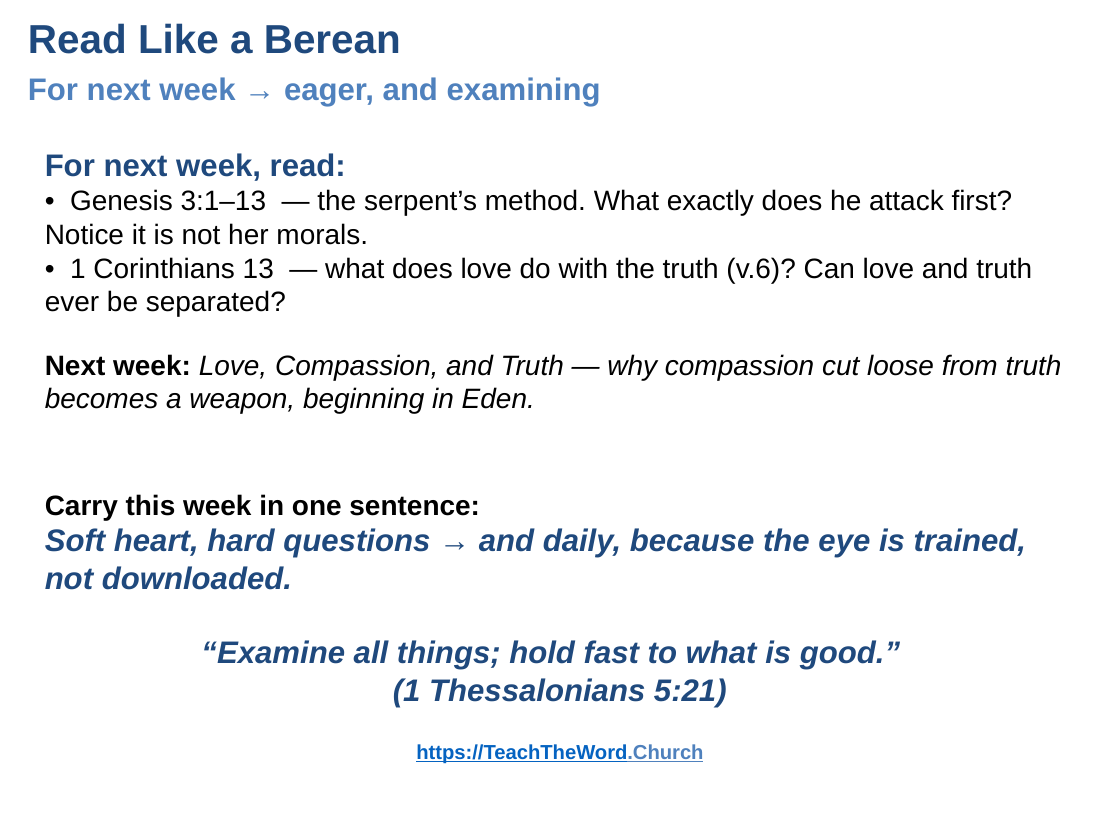
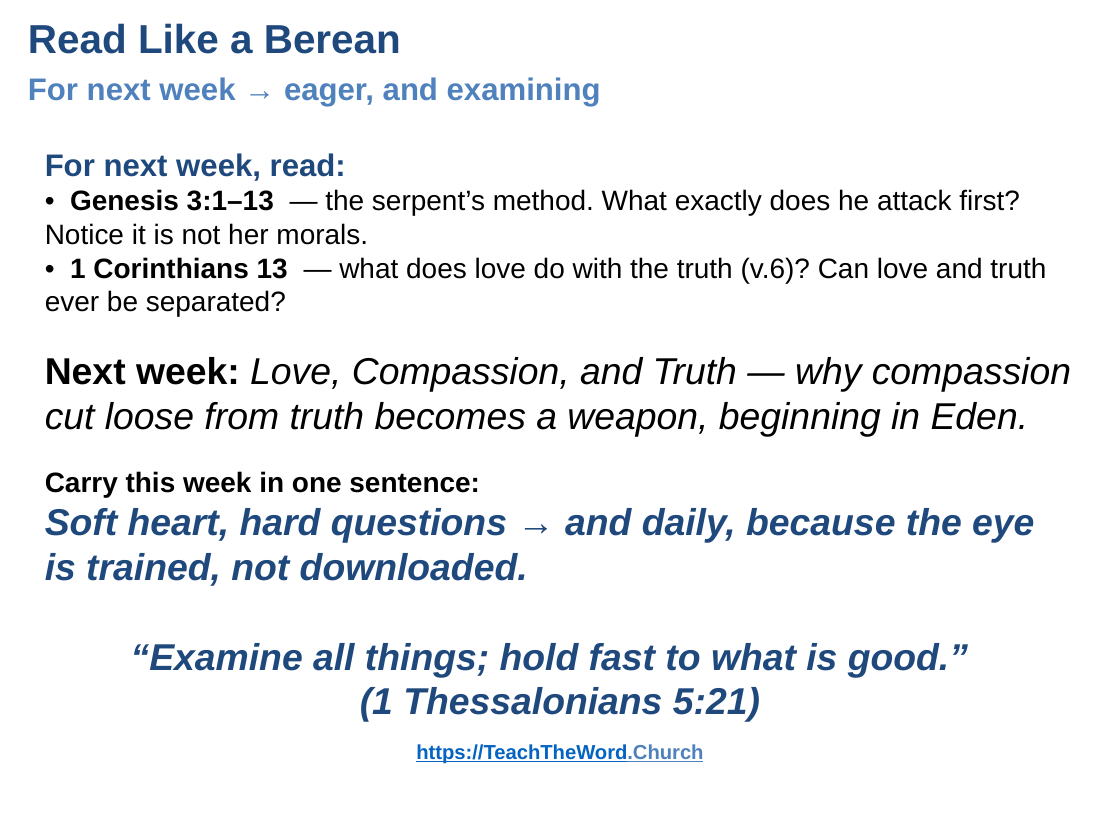
Before and after one commit to UsefulEngines/EvangelismPublic, a slide deck: slide 6 of 2026-Q4/05-TheBereanMethod/Week05-TheBereanMethod.pptx (slide 7 before the commit). Drawn at 1120x840 pixels with LibreOffice and Linux fonts; fonts in the diff are those of the drawing. Boxes give left, top, right and bottom in pixels: in the first picture for what was removed or moved away, otherwise in the second. Text is boxed around its words. In the diff, an @@ line names an element or a change of style, - is before the commit and + after.

```diff
--- a/2026-Q4/05-TheBereanMethod/Week05-TheBereanMethod.pptx
+++ b/2026-Q4/05-TheBereanMethod/Week05-TheBereanMethod.pptx
@@ text "For next week, read: • ..." at [45, 153, 1046, 316]: bold on in "Genesis 3:1–13 1 Corinthians 13" @@
@@ text "Next week: Love, Compassion, and ..." at [45, 357, 1071, 437]: size 18 to 24 pt @@
@@ text "Carry this week in one ...": place and size @@
-text "Carry this week in one ..." at [45, 494, 1026, 590]
+text "Carry this week in one ..." at [45, 471, 1034, 586]
@@ text "Carry this week in one ..." at [45, 471, 1034, 586]: size 20 to 24 pt in "Soft heart, hard questions → and daily, ..." @@
@@ text "“Examine all things; hold fast ..." at [131, 643, 968, 722]: size 20 to 24 pt @@
```
Also in this commit, not shown: 3 other slides changed, 1 other file.
